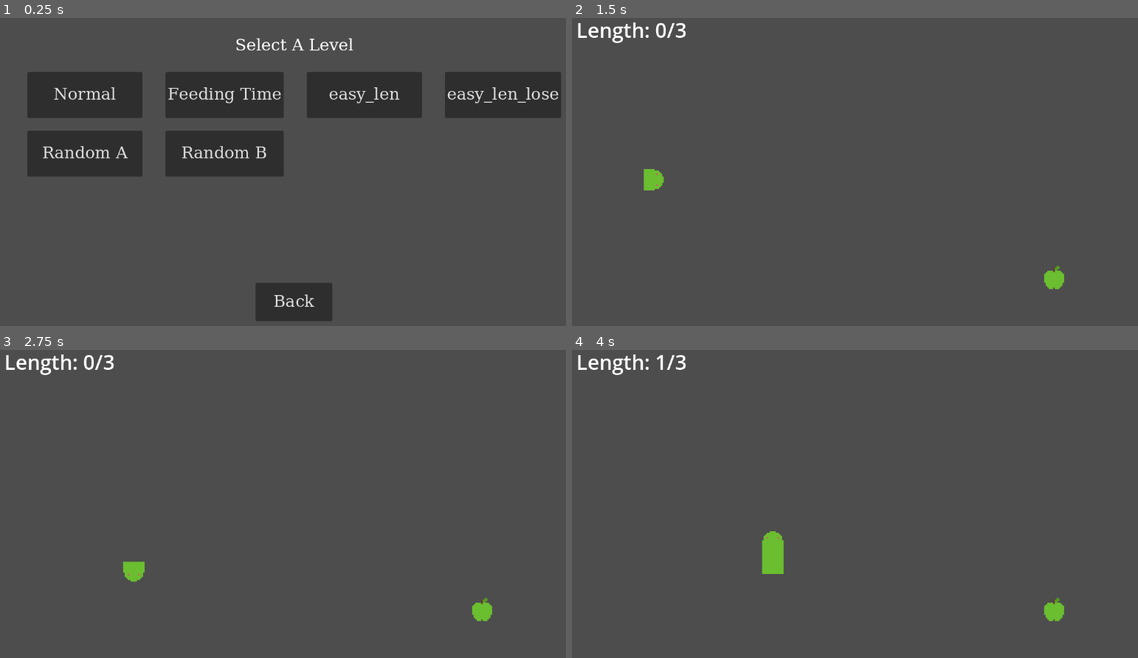
Above: before the commit, frames 1-4 (two rows, left to right).
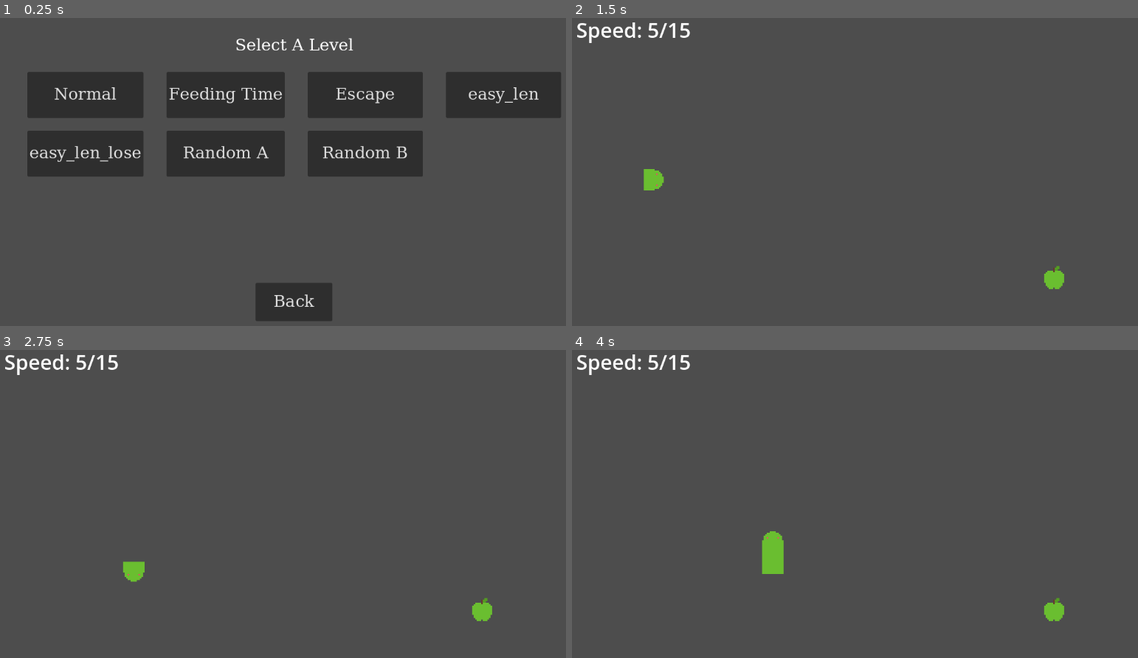
Above: after the commit, the same moments.

Repository: hollisma/snek-godot
Game: Godot game, scene res://scenes/managers/main.tscn
The game is run twice, just before and just after one commit, with the same random seed, the same clock (stepped at 60 frames per second) and the same inputs.
Inputs (mouse positions are in pixels of both pictures, inside the frame that each line leads up to):
- Up to frame 1 (0.25 s): no input
- Up to frame 2 (1.5 s): click (939, 95) at 0.5 s, where only the run after the commit has a clickable "Escape"; hold D (move_right) from 1.28 s (still down); tap 1 (dev 1) at 1.35 s
- Up to frame 3 (2.75 s): release D (move_right) at 2.03 s; hold S (move_down) from 2.03 s (still down); tap 2 (dev 2) at 2.1 s
- Up to frame 4 (4 s): release S (move_down) at 2.78 s; hold D (move_right) 2.78-3.53 s; tap 3 (dev 3) at 2.85 s; hold W (move_up) from 3.53 s (still down); tap 4 (dev 4) at 3.6 s

The runs differ from the first frame. In frame 1, 4.9% of the frame differs, in the area x 5-99%, y 17-52%; in frame 2, 0.5%; in frame 3, 0.5%; in frame 4, 0.5%.

Commit message:
added speed level; changed speed to human readable value

Diff:
--- a/scenes/collectibles/slow_power.tscn
+++ b/scenes/collectibles/slow_power.tscn
@@ -8,7 +8,6 @@
 
 [node name="SlowDownPower" instance=ExtResource("1_djsvb")]
 script = ExtResource("2_08vru")
-speed_decrease = -30.0
 
 [node name="Sprite2D" parent="." index="0"]
 script = ExtResource("3_owvvf")
--- a/scenes/collectibles/speed_power.tscn
+++ b/scenes/collectibles/speed_power.tscn
@@ -8,7 +8,6 @@
 
 [node name="SpeedUpPower" instance=ExtResource("1_48ob4")]
 script = ExtResource("2_c3pg4")
-speed_increase = 30.0
 
 [node name="Sprite2D" parent="." index="0"]
 script = ExtResource("3_trs12")
--- a/scripts/gameplay/slow_down_power.gd
+++ b/scripts/gameplay/slow_down_power.gd
@@ -1,7 +1,7 @@
 extends Powerup
 
-@export var speed_decrease: float = -30.0
 const FREQUENCY: int = 4
+var speed_decrease: float = -1.0
 
 func apply_effect_to_snek(snek):
 	snek.change_speed(speed_decrease)
--- a/scripts/gameplay/snek.gd
+++ b/scripts/gameplay/snek.gd
@@ -5,9 +5,10 @@
 signal speed_changed
 signal length_changed
 
-@export var default_speed: float = 175.0
-@export var min_speed: float = 50.0
-@export var collision_distance = 25.0
+const SPEED_TO_PIXELS: float = 35.0
+const COLLISION_DISTANCE = 25.0
+@export var default_speed: float = 5.0
+@export var min_speed: float = 1.0
 @export var segment_distance_constant = 2400.0
 
 var speed = default_speed
@@ -96,7 +97,8 @@
 
 func _move(delta):
 	var old_pos = $Head.position
-	$Head.position += direction * speed * delta
+	var pixel_speed = speed * SPEED_TO_PIXELS
+	$Head.position += direction * pixel_speed * delta
 
 	var distance_moved = $Head.position.distance_to(old_pos)
 	var cumulative_distance = distance_moved
@@ -150,7 +152,7 @@
 func _check_self_collision():
 	var safe_distance = 1 # Colliding with first N segments is safe
 	for i in range(safe_distance, segments.size()):
-		if $Head.global_position.distance_to(segments[i].global_position) < collision_distance:
+		if $Head.global_position.distance_to(segments[i].global_position) < COLLISION_DISTANCE:
 			snek_death.emit()
 			break
 
--- a/scripts/gameplay/speed_up_power.gd
+++ b/scripts/gameplay/speed_up_power.gd
@@ -1,7 +1,7 @@
 extends Powerup
 
-@export var speed_increase: float = 30.0
 const FREQUENCY: int = 4
+var speed_increase: float = 1.0
 
 func apply_effect_to_snek(snek):
 	snek.change_speed(speed_increase)
--- a/scripts/managers/level_manager.gd
+++ b/scripts/managers/level_manager.gd
@@ -28,11 +28,6 @@
 	powerup_manager.apply_level_data(data)
 	powerup_manager.start_spawning()
 	food_manager.spawn_appl()
-
-func NOT_USED_get_current_level_data() -> Dictionary:
-	if current_level_id == "":
-		return {}
-	return levels[current_level_id]
 
 var levels = {
 	"normal": {
@@ -72,6 +67,28 @@
 			"visuals": 5, # "fatten": 5,
 		}
 	},
+	"escape": {
+		"name": "Escape",
+		"win_cons": [
+			{
+				"con_type": "speed",
+				"comparator": "over",
+				"value": 15, # 15
+			},
+		],
+		"lose_cons": [],
+		"music": ResourcePaths.MUSIC["escape"],
+		"powerups": {
+			"speed": 4,
+			"slow": 3,
+			"scissors": 2,
+			"visuals": 1, # "fatten": 1,
+		}
+	},
+
+	##################
+	### Dev levels ###
+	##################
 	"easy_len": {
 		"name": "easy_len",
 		"win_cons": [
--- a/scripts/utils/resource_paths.gd
+++ b/scripts/utils/resource_paths.gd
@@ -14,4 +14,5 @@
 	"default": "res://audio/music/Running.ogg",
 	"normal": "res://audio/music/Running.ogg",
 	"feeding_time": "res://audio/music/Arpeggio with beats.ogg",
+	"escape": "res://audio/music/Punk Battle.ogg",
 }
